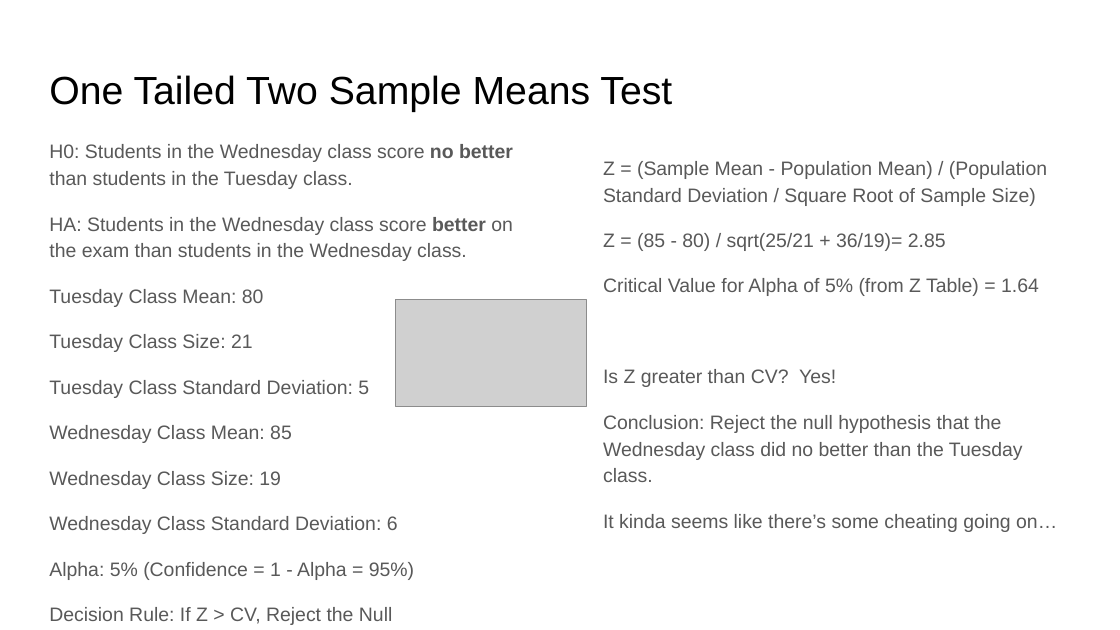
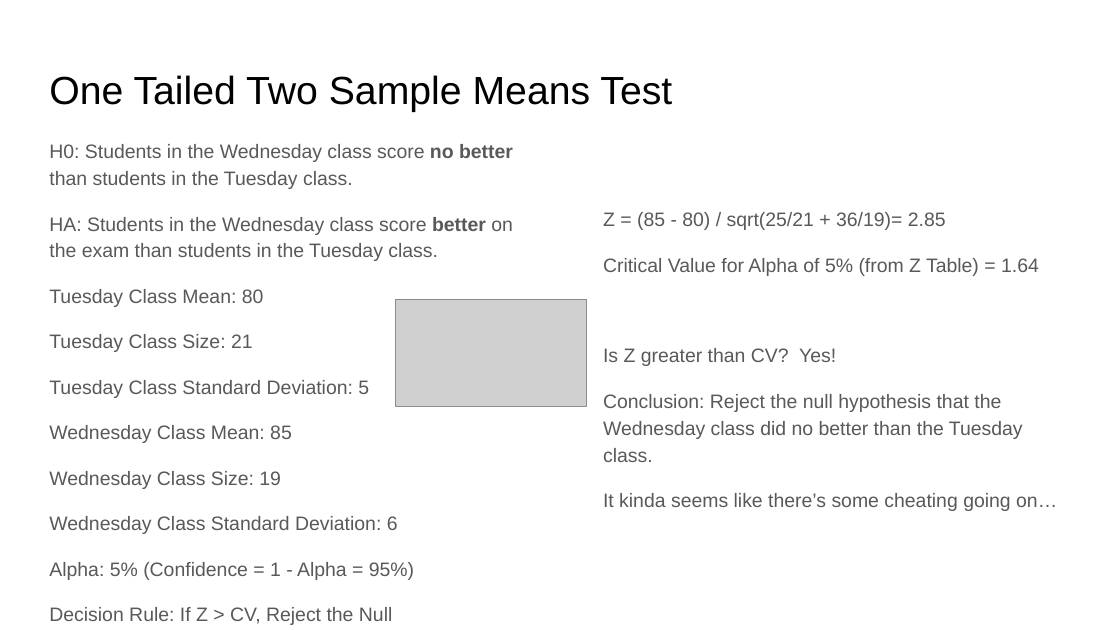
Before and after one commit to rjwrobel86/Python4Statistics, a slide deck: slide 32 of Non-Python Stats Stuff/Slides/Hypothesis Testing.pptx (slide 31 before the commit). Drawn at 1120x630 pixels with LibreOffice and Linux fonts; fonts in the diff are those of the drawing; grey boxes stand for pictures. Boxes give left, top, right and bottom in pixels: in the first picture for what was removed or moved away, otherwise in the second. Text is boxed around its words. In the diff, an @@ line names an element or a change of style, - is before the commit and + after.

```diff
--- a/Non-Python Stats Stuff/Slides/Hypothesis Testing.pptx
+++ b/Non-Python Stats Stuff/Slides/Hypothesis Testing.pptx
@@ text "Z = (85 - 80) ...": place and size @@
-text "Z = (85 - 80) ..." at (603,161,1057,532)
+text "Z = (85 - 80) ..." at (603,212,1057,511)
@@ text at (603,161,1047,206): paragraph removed @@
-Z = (Sample Mean - Population Mean) / (Population Standard Deviation / Square Root of Sample Size)
@@ text at (49,217,513,261): text changed @@
-HA: Students in the Wednesday class score better on the exam than students in the Wednesday class.
+HA: Students in the Wednesday class score better on the exam than students in the Tuesday class.
```
Also in this commit, not shown: 14 other slides changed, 7 slides added, 27 other files.
